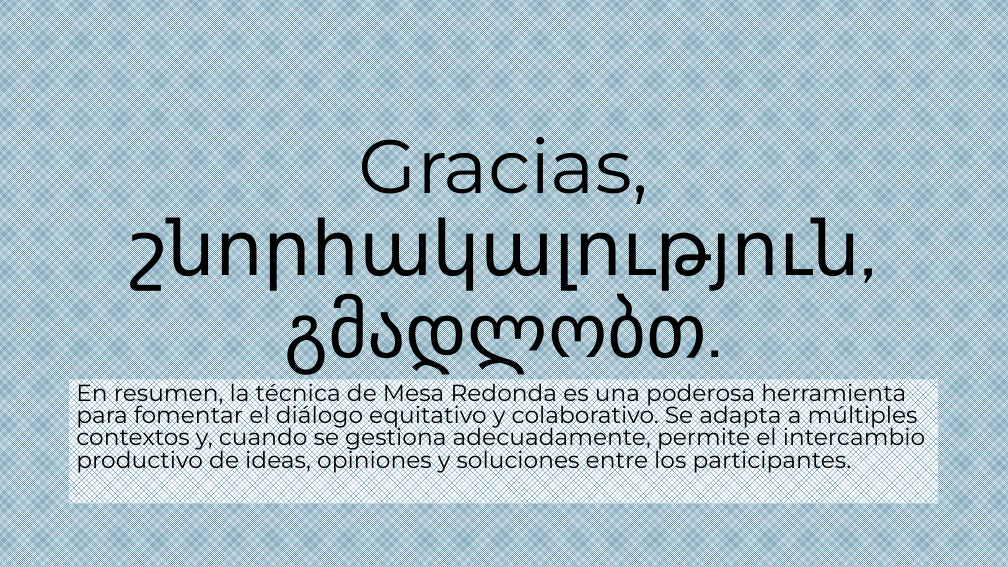
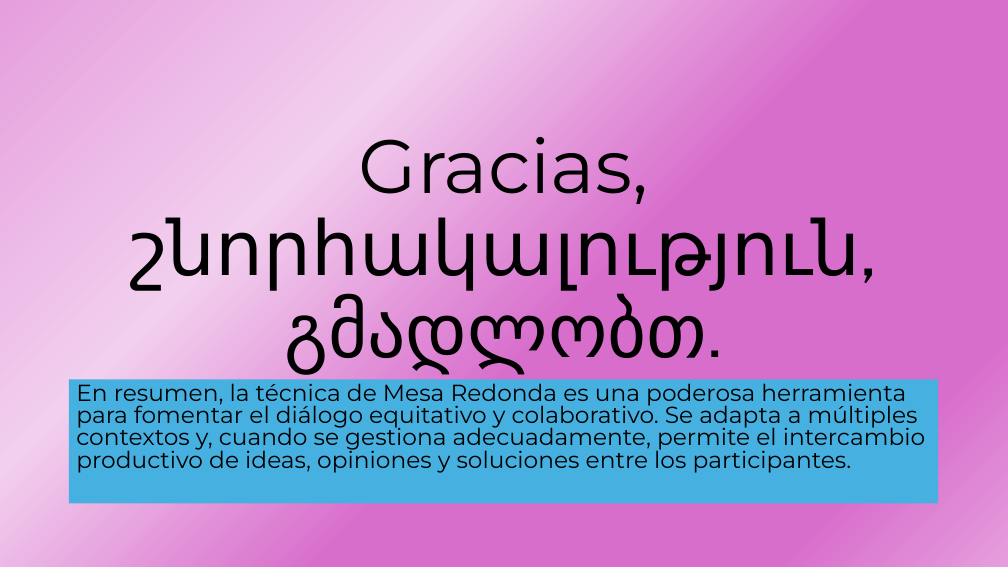
Before and after one commit to Clashroyalo5/clashroyalo5.github.io, a slide deck: slide 8 of colegio/lengua/tecnicas-grupales-expo/Técnicas Grupales.pptx (slide 9 before the commit). Drawn at 1008x567 pixels with LibreOffice and Linux fonts; fonts in the diff are those of the drawing. Boxes give left, top, right and bottom in pixels: in the first picture for what was removed or moved away, otherwise in the second. Text is boxed around its words. In the diff, an @@ line names an element or a change of style, - is before the commit and + after.

```diff
--- a/colegio/lengua/tecnicas-grupales-expo/Técnicas Grupales.pptx
+++ b/colegio/lengua/tecnicas-grupales-expo/Técnicas Grupales.pptx
@@ background pattern #156082 on #FFFFFF to gradient #E59EDD to #F2CFEE to #D86ECC @@
@@ text "En resumen, la técnica de ..." at bbox=[69, 380, 938, 504]: fill pattern #156082 on #FFFFFF to #46B1E1 @@
```
Also in this commit, not shown: 5 other slides changed, 1 slide removed.
